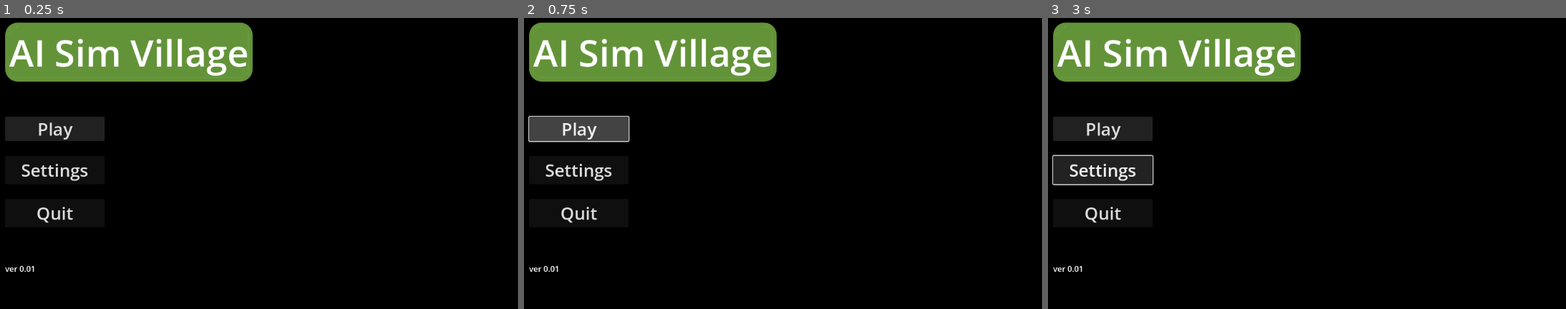
Above: before the commit, frames 1-3 (left to right).
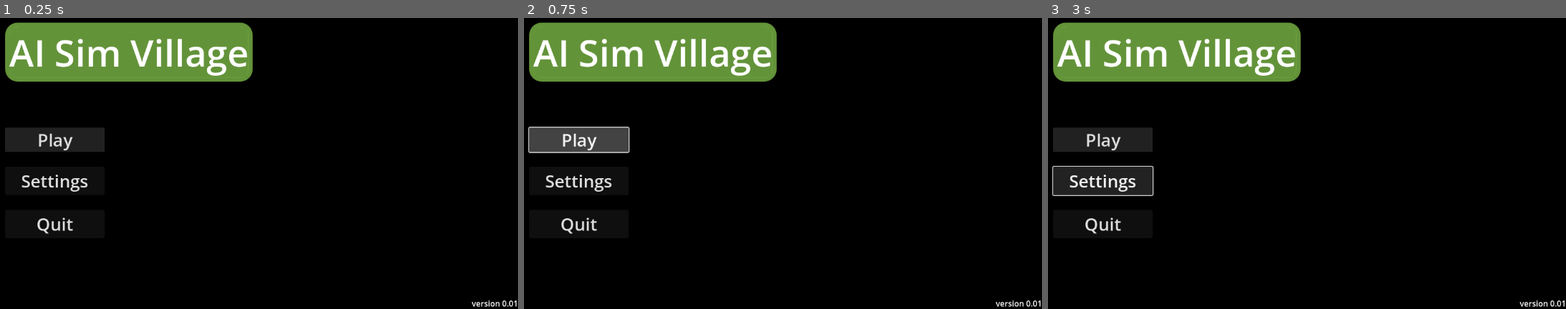
Above: after the commit, the same moments.

Repository: Nemis234/IMT3603-AI-Sim
Game: Godot game, scene res://scenes/GameRoot/GameRoot.tscn
Two runs of this game, one before a commit and one after it. Both use one fixed random seed, a clock stepped at 60 frames per second and the inputs below.
Inputs:
- Up to frame 1 (0.25 s): no input
- Up to frame 2 (0.75 s): click "Play" at 0.5 s
- Up to frame 3 (3 s): click "Play" at 1.25 s; click "Play" at 2 s; click "Settings" at 2.75 s

The runs differ from the first frame. In frame 1, 2.6% of the frame differs, in the area x 0-100%, y 33-100%; in frame 2, 2.8%; in frame 3, 4.0%.

Commit message:
feat: moved labels, changed button and label colors for title screen

Diff:
--- a/Godot AI sim/ai-simulation-village/scenes/UI/MainMenu/main_menu.tscn
+++ b/Godot AI sim/ai-simulation-village/scenes/UI/MainMenu/main_menu.tscn
@@ -6,6 +6,8 @@
 [sub_resource type="AtlasTexture" id="AtlasTexture_lwpty"]
 atlas = ExtResource("2_c38wu")
 region = Rect2(0, 0, 1408, 800)
+
+[sub_resource type="LabelSettings" id="LabelSettings_yj5a8"]
 
 [sub_resource type="StyleBoxFlat" id="StyleBoxFlat_c38wu"]
 bg_color = Color(0.454902, 0.67451, 0.262745, 0.854902)
@@ -29,8 +31,6 @@
 border_color = Color(0.14902, 0.14902, 0.14902, 0.870588)
 border_blend = true
 
-[sub_resource type="LabelSettings" id="LabelSettings_yj5a8"]
-
 [node name="MainMenu" type="Control"]
 layout_mode = 3
 anchors_preset = 15
@@ -52,6 +52,21 @@
 grow_vertical = 2
 texture = SubResource("AtlasTexture_lwpty")
 expand_mode = 3
+
+[node name="VersionLabel" type="Label" parent="CanvasLayer"]
+anchors_preset = 3
+anchor_left = 1.0
+anchor_top = 1.0
+anchor_right = 1.0
+anchor_bottom = 1.0
+offset_left = -61.0
+offset_top = -23.0
+grow_horizontal = 0
+grow_vertical = 0
+size_flags_horizontal = 8
+size_flags_vertical = 8
+text = "version 0.01"
+label_settings = SubResource("LabelSettings_yj5a8")
 
 [node name="MarginContainer" type="MarginContainer" parent="CanvasLayer"]
 anchors_preset = 15
@@ -110,11 +125,6 @@
 theme_override_font_sizes/font_size = 35
 text = "Quit"
 
-[node name="VersionLabel" type="Label" parent="CanvasLayer/MarginContainer/HBoxContainer/VBoxContainer"]
-layout_mode = 2
-text = "ver 0.01"
-label_settings = SubResource("LabelSettings_yj5a8")
-
 [node name="GameImageContainer" type="CenterContainer" parent="CanvasLayer/MarginContainer/HBoxContainer"]
 layout_mode = 2
 
